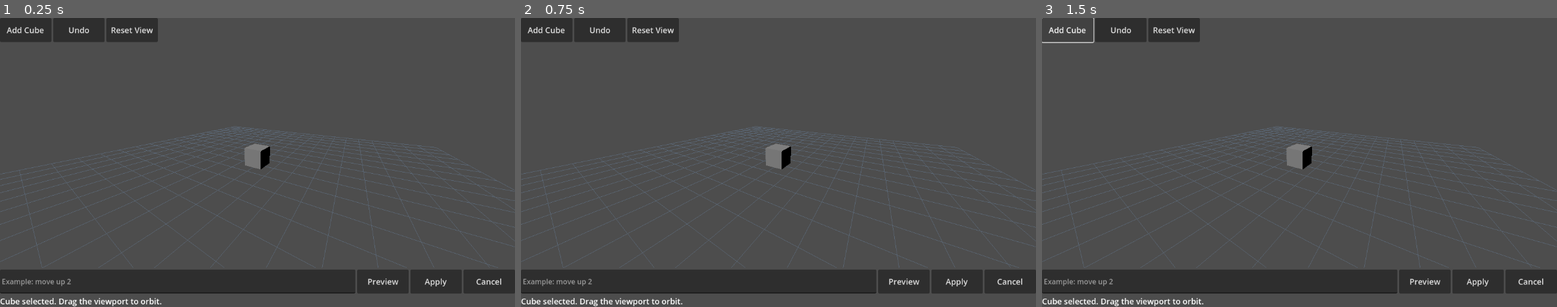
Above: before the commit, frames 1-3 (left to right).
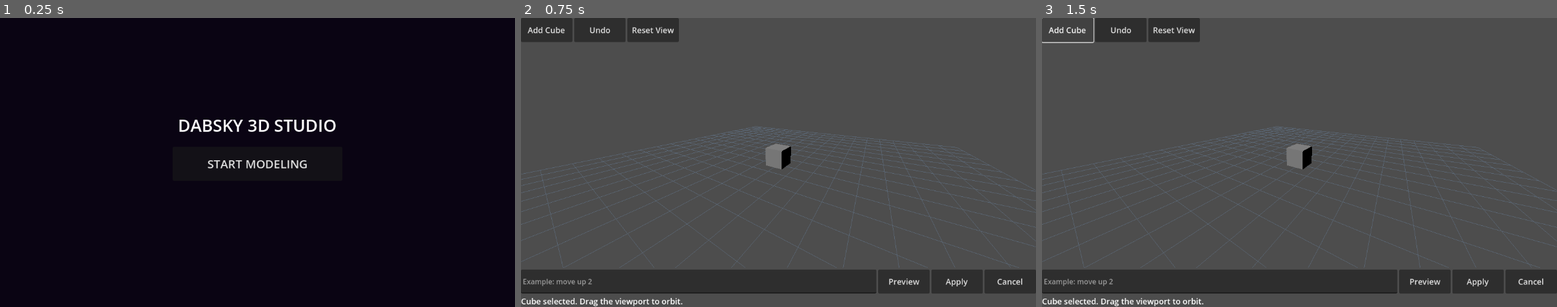
Above: after the commit, the same moments.

Repository: demetrecerrone-star/dabsky_3d
Game: Godot game, scene res://main.tscn
Same seed, same stepped clock (60 frames per second), same inputs: the game is played once before the commit and once after it.
Inputs (mouse positions are in pixels of both pictures, inside the frame that each line leads up to):
- Up to frame 1 (0.25 s): no input
- Up to frame 2 (0.75 s): click (778, 162) at 0.5 s, where only the run after the commit has a clickable "START MODELING"
- Up to frame 3 (1.5 s): click "Add Cube" at 1.25 s

The runs differ from the first frame. In frame 1, 100% of the frame differs, in the area x 0-100%, y 0-100%; in frame 2, nothing differs; in frame 3, nothing differs.

Commit message:
Add Dabsky branded main menu with looping silent video support and workspace transition

Diff:
--- a/scripts/main.gd
+++ b/scripts/main.gd
@@ -12,14 +12,20 @@
 var orbit_pitch := 0.35
 var orbit_distance := 8.0
 var camera: Camera3D
+var menu_layer: Control
+var workspace_layer: Control
+var menu_video: VideoStreamPlayer
 var dragging := false
 var last_touch := Vector2.ZERO
 
 func _ready() -> void:
 	get_viewport().gui_embed_subwindows = true
+	_build_menu()
 	var layout := VBoxContainer.new()
 	layout.set_anchors_and_offsets_preset(Control.PRESET_FULL_RECT)
+	workspace_layer = layout
 	add_child(layout)
+	layout.visible = false
 	var toolbar := HBoxContainer.new()
 	layout.add_child(toolbar)
 	_add_button(toolbar, "Add Cube", _add_cube)
@@ -183,3 +189,48 @@
 		orbit_yaw -= event.relative.x * 0.008
 		orbit_pitch = clampf(orbit_pitch + event.relative.y * 0.008, -1.25, 1.25)
 		_update_camera()
+
+func _build_menu() -> void:
+	menu_layer = Control.new()
+	menu_layer.set_anchors_and_offsets_preset(Control.PRESET_FULL_RECT)
+	add_child(menu_layer)
+	var background := ColorRect.new()
+	background.color = Color(0.075, 0.035, 0.14)
+	background.set_anchors_and_offsets_preset(Control.PRESET_FULL_RECT)
+	menu_layer.add_child(background)
+	if ResourceLoader.exists("res://assets/dabsky-menu-loop.ogv"):
+		menu_video = VideoStreamPlayer.new()
+		menu_video.set_anchors_and_offsets_preset(Control.PRESET_FULL_RECT)
+		menu_video.expand = true
+		menu_video.stream = load("res://assets/dabsky-menu-loop.ogv")
+		menu_video.finished.connect(func(): menu_video.play())
+		menu_layer.add_child(menu_video)
+		menu_video.play()
+	var shade := ColorRect.new()
+	shade.color = Color(0, 0, 0, 0.46)
+	shade.mouse_filter = Control.MOUSE_FILTER_IGNORE
+	shade.set_anchors_and_offsets_preset(Control.PRESET_FULL_RECT)
+	menu_layer.add_child(shade)
+	var center := VBoxContainer.new()
+	center.set_anchors_and_offsets_preset(Control.PRESET_CENTER)
+	center.custom_minimum_size = Vector2(380, 220)
+	center.position = Vector2(-190, -110)
+	center.add_theme_constant_override("separation", 22)
+	menu_layer.add_child(center)
+	var heading := Label.new()
+	heading.text = "DABSKY 3D STUDIO"
+	heading.horizontal_alignment = HORIZONTAL_ALIGNMENT_CENTER
+	heading.add_theme_font_size_override("font_size", 38)
+	center.add_child(heading)
+	var start := Button.new()
+	start.text = "START MODELING"
+	start.custom_minimum_size.y = 76
+	start.add_theme_font_size_override("font_size", 26)
+	start.pressed.connect(_enter_workspace)
+	center.add_child(start)
+
+func _enter_workspace() -> void:
+	if menu_video != null:
+		menu_video.stop()
+	menu_layer.visible = false
+	workspace_layer.visible = true
